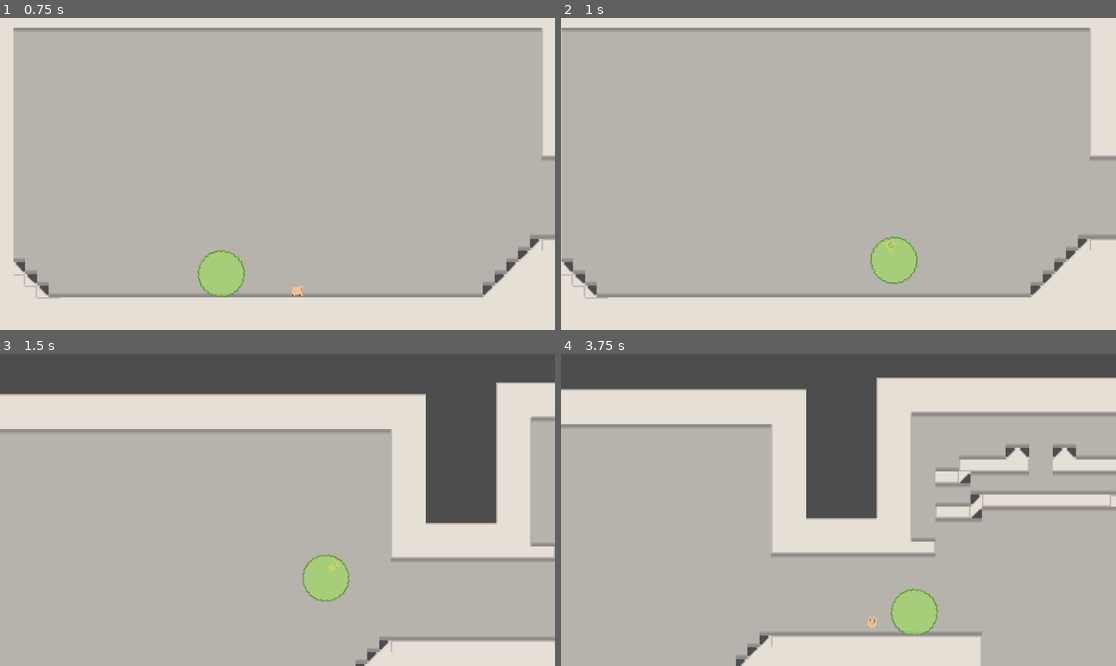
Above: before the commit, frames 1-4 (two rows, left to right).
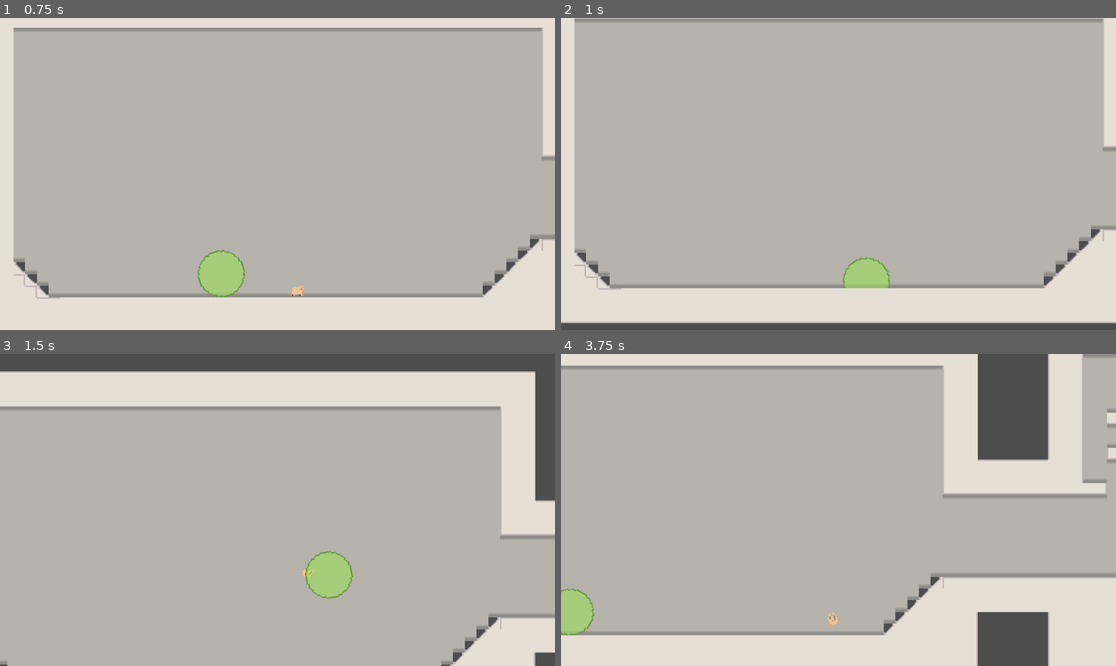
Above: after the commit, the same moments.

Repository: jonimenal/hampterBall
Game: Godot game, scene res://assets/elements/game.tscn
Same seed, same stepped clock (60 frames per second), same inputs: the game is played once before the commit and once after it.
Inputs:
- Up to frame 1 (0.75 s): hold Right (right) from 0.53 s (still down); hold X (ball) from 0.53 s (still down)
- Up to frame 2 (1 s): keep holding Right (right); keep holding X (ball); tap Space (jump) at 0.77 s; tap C (dash) at 0.8 s
- Up to frame 3 (1.5 s): keep holding Right (right); tap Space (jump) at 1.07 s; release X (ball) at 1.28 s; tap C (dash) at 1.35 s
- Up to frame 4 (3.75 s): tap Space (jump) at 1.52, 1.55, 1.82, 3.02, 3.32 s; release Right (right) at 2.03 s; hold Left (left) 2.03-2.78 s; hold Space (jump) 2.03-2.78 s; tap X (ball) at 2.3, 2.85 s; hold Right (right) from 2.78 s (still down); tap C (dash) at 3.05, 3.6 s; hold Space (jump) from 3.53 s (still down)

Frame 1 is identical in both runs. In frame 2, 14% of the frame differs, in the area x 0-100%, y 0-100%; in frame 3, 29%; in frame 4, 52%.

Commit message:
Dide some tweaks, organized the code a lil bit... now im wrecking it a bit again, going through the process of adding the ball dash, still on the step of trying to keep hampter inside the ball while dashing

Diff:
--- a/Hampter/hamperGame/hampter-ball/assets/elements/hampter.gd
+++ b/Hampter/hamperGame/hampter-ball/assets/elements/hampter.gd
@@ -42,7 +42,6 @@
 @onready var jump_timer: Timer = $JumpTimer # include jumpTimer node
 @onready var coyote_timer: Timer = $coyoteTimer
 @onready var dash_delay_timer: Timer = $dashDelayTimer
-@onready var roll_cooldown: Timer = $rollCooldown
 @onready var ball_bail_timer: Timer = $ballBailTimer
 # gravity logic variables
 @onready var jump_velocity : float = ((2.0 * jump_height) / jump_peak_time) * -1.0 # use this to calculate a velocity that respects set height
@@ -52,11 +51,12 @@
 @onready var fastfall_gravity : float = ((-80 * jump_height) / (jump_drop_time * jump_drop_time)) * -1.0 # same formula as fall gravity
 @onready var dash_gravity: float = ((-14 * 20) / (0.4 * 0.4)) * -1.0 # same formula as jump_gravity
 @onready var dash_fall_gravity : float = ((-17 * 20) / (0.9 * 0.9)) * -1.0 # same formula as fall_gravity
-# dashing vars
+# dash vars (dashing vars)
 var dashDelayOver = false
+var dashLock = false
 @export var dash_speed := 50.0
 @onready var dash_timer: Timer = $dashTimer
-var dashing = false # TODO make dashing variable be defined properly.
+var dashing = false
 var groundedDash = false
 
 # player direction
@@ -223,19 +223,21 @@
 			ball.linear_velocity = Vector2((xyDirection.x * -0.5) * jump_velocity * 1.5,  jump_velocity * 2.45)
 		if Input.is_action_just_released("jump") and insideBall:
 			pushForce = push # reset push force
+
 		 # Handle ball dash (INPUT) 	# TODO make dash doable while inside ball
 		if Input.is_action_just_pressed("dash") and insideBall:
 			ballDashDelay = true
 			ballInitPosition = ball.global_position
-		if ballDelayFrames == 10:
-			# reset vars
-			ballDelayFrames = 0
-			ballDashDelay = false
-			ballDash = true # trigger ball dash
-		elif ballDashDelay == true:
-			ball.global_position = ballInitPosition # freeze the ball
-			ballDelayFrames += 1 # count frames
-			print("frame count: ", ballDelayFrames)
+
+		#if ballDelayFrames == 10:
+			## reset vars
+			#ballDelayFrames = 0
+			#ballDashDelay = false
+			#ballDash = true # trigger ball dash
+		#elif ballDashDelay == true:
+			#ball.global_position = ballInitPosition # freeze the ball
+			#ballDelayFrames += 1 # count frames
+			#print("frame count: ", ballDelayFrames)
 		if ballDash == true: # somethin stinky goin on here...
 			ballDash = false
 			ball.apply_central_impulse(Vector2(xyDirection.normalized().x * 250, xyDirection.normalized().y * 450))
@@ -298,37 +300,37 @@
 				velocity.x = move_toward(currentSpeed, 0, ACCELERATION * 2 )
 			currentSpeed = velocity.x
 
-
-	# Handle dash physics logic
+	# Handle dash physics logic #
 	if dashDelaying: # stop hampter if preparing for dash
-		#print("stopping hampter")
 		global_position = currentPosition
-	if dashDelayOver:
+		if insideBall and shouldBeInBall:
+			ball.global_position = currentPosition
+	if dashDelayOver: # these need to happen regardless
 		dash_timer.start()
 		dashing = true # is this the culprit? make dashing depend on sprite state, maybe
 		wasDashing = true
 		dashDelayOver = false
+	if dashDelayOver and not shouldBeInBall:
 		# dash logic:
 		# GROUNDED DASHES
 		if is_on_floor():
 			groundedDash = true
-			velocity = xyDirection.normalized() * dash_speed # diagonal dashes
+			state = "dash"
+			velocity = xyDirection.normalized() * dash_speed / 1.5 # diagonal dashes
 			if xyDirection.x == 0: # neutral x grounded
 				print("neutral grounded")
 				velocity.y = -dash_speed / 2
 			elif xyDirection.y == 0:  # neutral y grounded
 				velocity.y = -dash_speed / 2.4
 				print("velocity before ", velocity.x)
-				if state == "walking":
-					print("dash boost")
-					velocity.x *= (dash_speed * 0.0015)
-				print("velocity after ", velocity.x)
+				velocity.x += ( xyDirection.normalized().x * dash_speed ) / 5
+				currentSpeed = velocity.x
 				print("straight grounded dash ", xyDirection.normalized())
 			else:
 				print("diagonal grounded")
 		# AIRBONE DASHES
 		elif xyDirection == Vector2.ZERO: # neutral air dash
-			velocity.y = -dash_speed / 2
+			velocity.y = -dash_speed / 1.4
 		else: # normal air dash
 			# handle dash logic
 			xyDirection = Input.get_vector("left","right", "up", "down")
@@ -336,6 +338,8 @@
 			if dashing: # lower dash speed progressivelly (dash counter speed)
 				velocity = velocity.move_toward(Vector2.ZERO, dash_speed/4)
 				pushForce = 400
+	elif dashDelayOver and shouldBeInBall:
+		pass # do the
 	else:
 		if not insideBall: # bandaid for error where pushForce was reset while jumping inside ball
 			pushForce = push # reset push force
@@ -345,9 +349,10 @@
 	if dashing == false and is_on_floor():
 		groundedDash = false
 	# Handle jump physics logic
-	# Handle holding jump
-	if Input.is_action_pressed("jump") and jump_timer.time_left != 0 and velocity.y < 0 and not dashing:
-		# TODO: fix dashing check, jump hold is mixing with jump
+	# Handle holding jump (jump hold)
+
+	if Input.is_action_pressed("jump") and jump_timer.time_left != 0 and velocity.y < 0 and not dashing and not dashLock:
+		print("jump hold")
 		velocity.y += move_toward(velocity.y, jump_velocity * 20 * delta, 500000)
 	# Handle jump cancel
 	if Input.is_action_just_released("jump") and not is_on_floor():
@@ -388,7 +393,7 @@
 
 	# Handle ball movement physics
 	if shouldBeInBall: # lock player inside the ball, absolute clipping prevention
-		global_position = ball.global_position - ballLink.normalized() * min(ballLink.length(), ball_collision_shape.shape.radius - 2) # set hampter position condition
+		global_position = ball.global_position - ballLink.normalized() * min(ballLink.length(), ball_collision_shape.shape.radius - 3) # set hampter position condition
 	if shouldBeInBall:
 		velocity += ball.linear_velocity / 4
 		if ballGoingUp or ballWasGoingDown: # apply y direction
@@ -420,7 +425,7 @@
 				ballDownFrames = 0
 
 	# handle ball roll
-	if rolling and shouldBeInBall:
+	if rolling and shouldBeInBall and not ballJumping:
 		print("rolling")
 		velocity = Vector2.ZERO
 		global_position.move_toward(ball.global_position - Vector2(0, -12), 100)
@@ -585,7 +590,18 @@
 		pushForce = push
 	if pastFlip != hampterSprite.flip_h: # cancel roll
 		rolling = false
-
+	# handle dash lock
+	if state == "dash":
+		dashLock = true
+	else:
+		dashLock = false
+	# keep hampter still while dashing inside ball
+	if shouldBeInBall and (state == "dash" or dashing):
+		global_position = ball.global_position
+		velocity = Vector2.ZERO
+	if not ballWasGoingDown and not ballGoingUp and state == "dash":
+		state = "land"
+	# check if ball landed and set hampter to landing state if so
 	# Update variables
 	if direction != 0:
 		pastDirection = sign(direction)
@@ -673,12 +689,6 @@
 func _on_ball_switch_cooldown_timeout() -> void: # check if tp cooldown over
 	# *fix for constant tp in/out while holding pull button inside ball right after teleporting in
 	pass
-func _on_roll_cooldown_timeout() -> void:
-	pass # Replace with function body.
-	#TODO add timeout functionality to prevent roll spamming
-	# make it work while the roll is rolling, not after, cuz its easier ig
-
-
 func _on_ball_bail_timer_timeout() -> void:
 	if bailCount >= 2:
 		bail = true
--- a/Hampter/hamperGame/hampter-ball/assets/elements/hampter.tscn
+++ b/Hampter/hamperGame/hampter-ball/assets/elements/hampter.tscn
@@ -569,8 +569,6 @@
 wait_time = 0.1
 one_shot = true
 
-[node name="rollCooldown" type="Timer" parent="." unique_id=984023321]
-
 [node name="ballBailTimer" type="Timer" parent="." unique_id=729436457]
 wait_time = 0.5
 
@@ -580,5 +578,4 @@
 [connection signal="timeout" from="dashTimer" to="." method="_on_dash_timer_timeout"]
 [connection signal="timeout" from="dashDelayTimer" to="." method="_on_dash_delay_timer_timeout"]
 [connection signal="timeout" from="ball_switch_cooldown" to="." method="_on_ball_switch_cooldown_timeout"]
-[connection signal="timeout" from="rollCooldown" to="." method="_on_roll_cooldown_timeout"]
 [connection signal="timeout" from="ballBailTimer" to="." method="_on_ball_bail_timer_timeout"]
